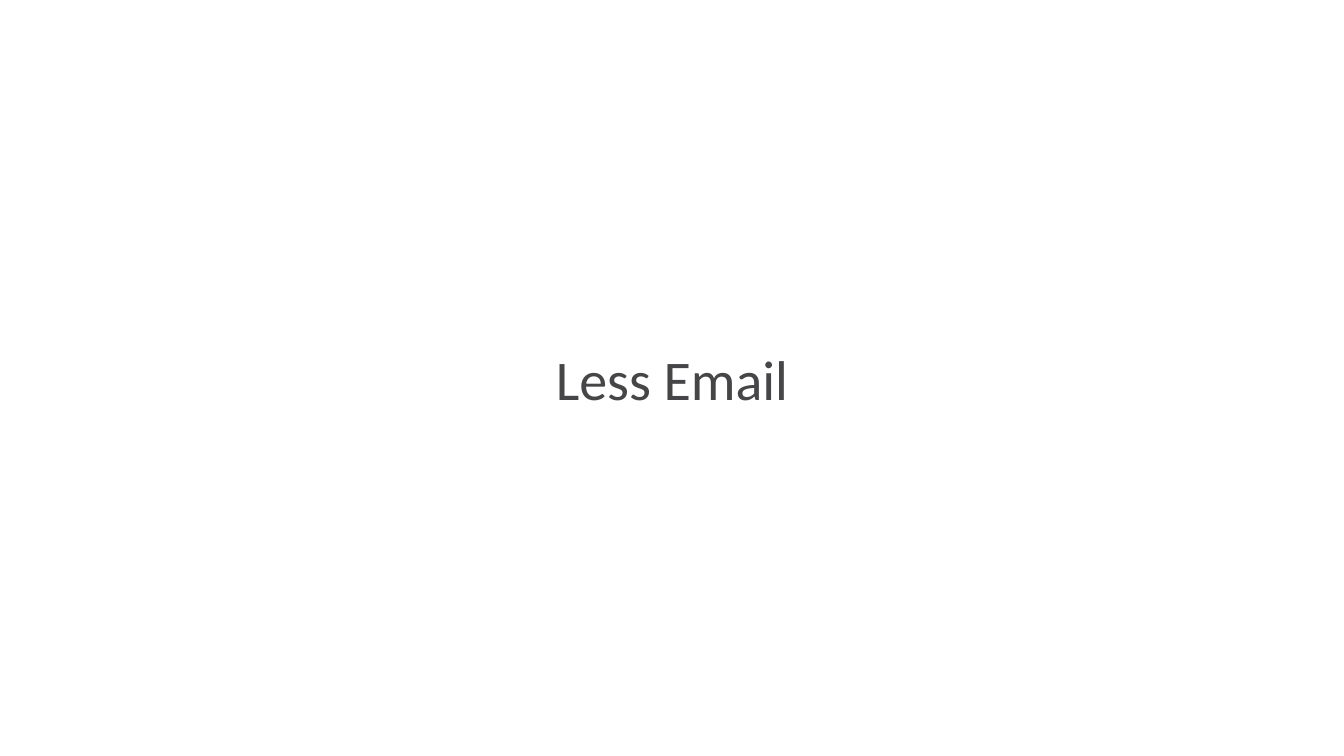
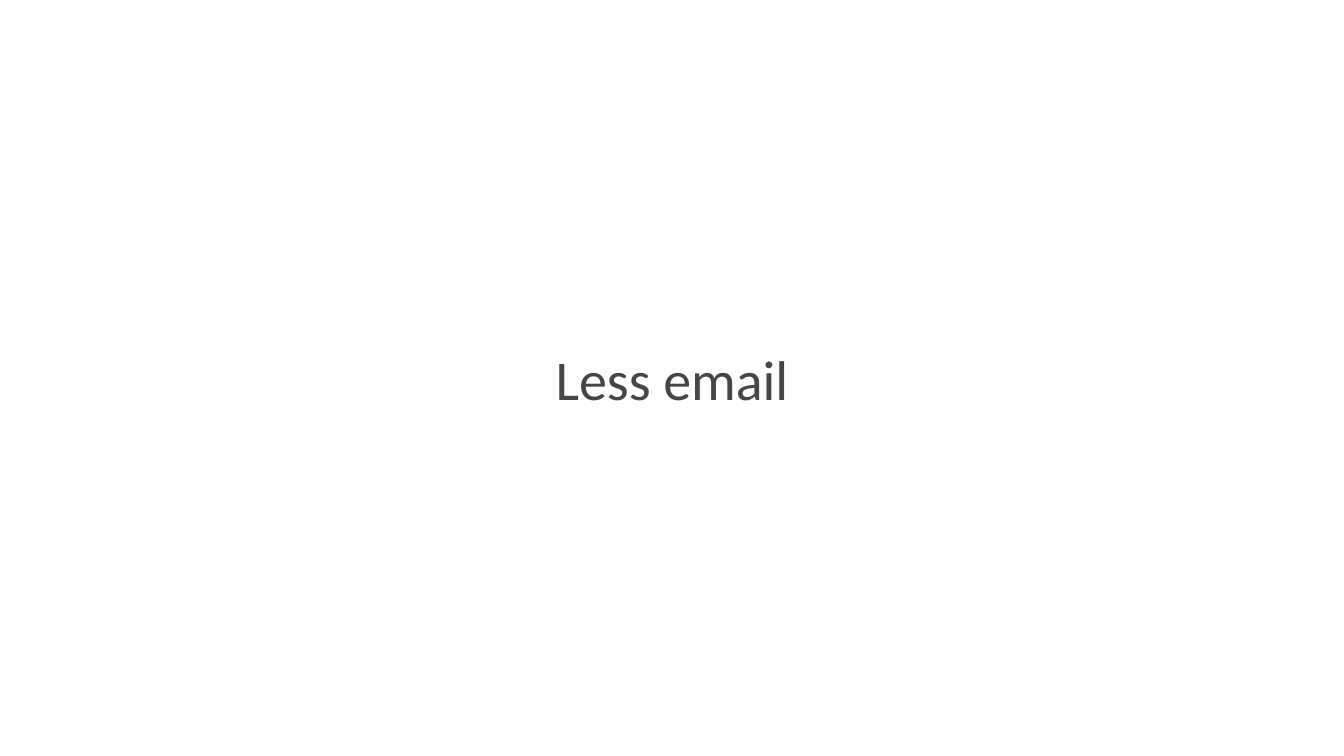
Before and after one commit to SneakyPeet/jsinsabot, a slide deck: slide 13 of jsinsa ChatopsV10.pptx. Drawn at 1344x756 pixels with LibreOffice and Linux fonts; fonts in the diff are those of the drawing. Boxes give left, top, right and bottom in pixels: in the first picture for what was removed or moved away, otherwise in the second. Text is boxed around its words. In the diff, an @@ line names an element or a change of style, - is before the commit and + after.

```diff
--- a/jsinsa ChatopsV10.pptx
+++ b/jsinsa ChatopsV10.pptx
@@ text at (x1=556, y1=361, x2=788, y2=401): text changed @@
-Less Email
+Less email
```
Also in this commit, not shown: 1 other slide changed, 4 slides added, 6 slides removed.
